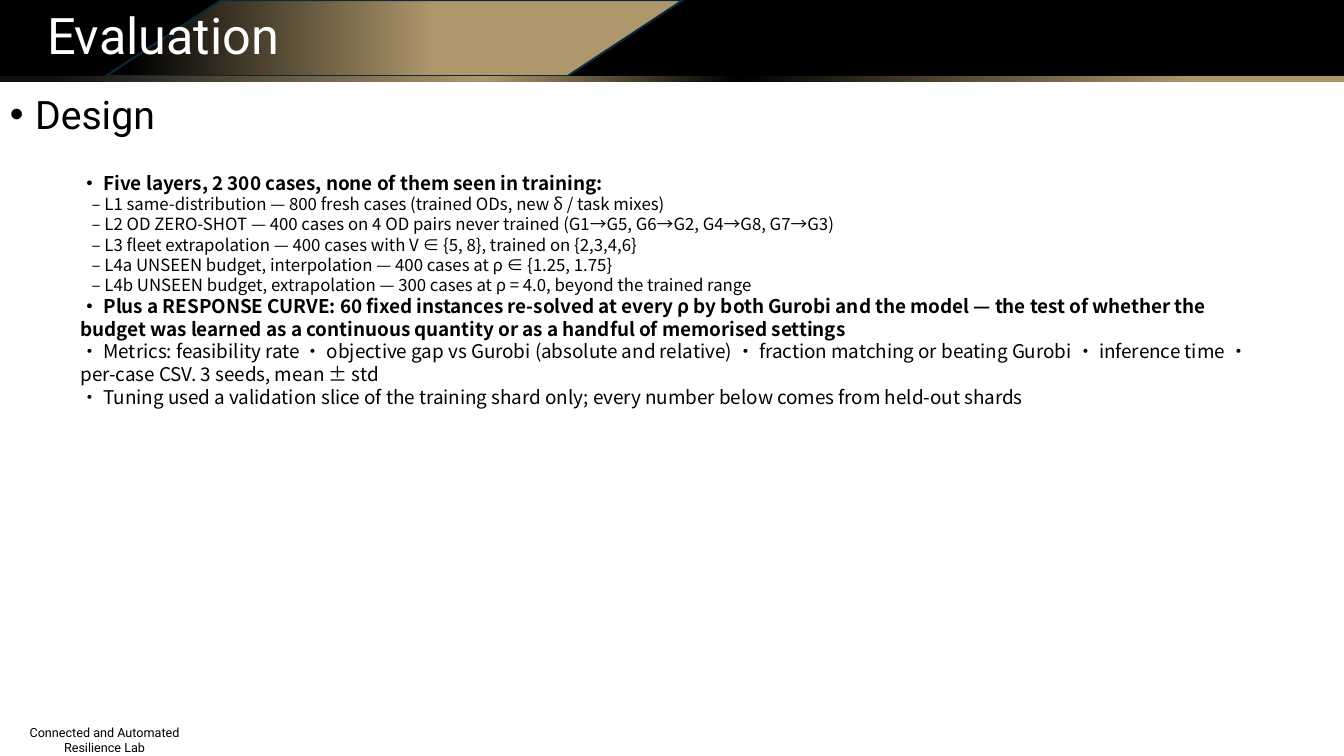
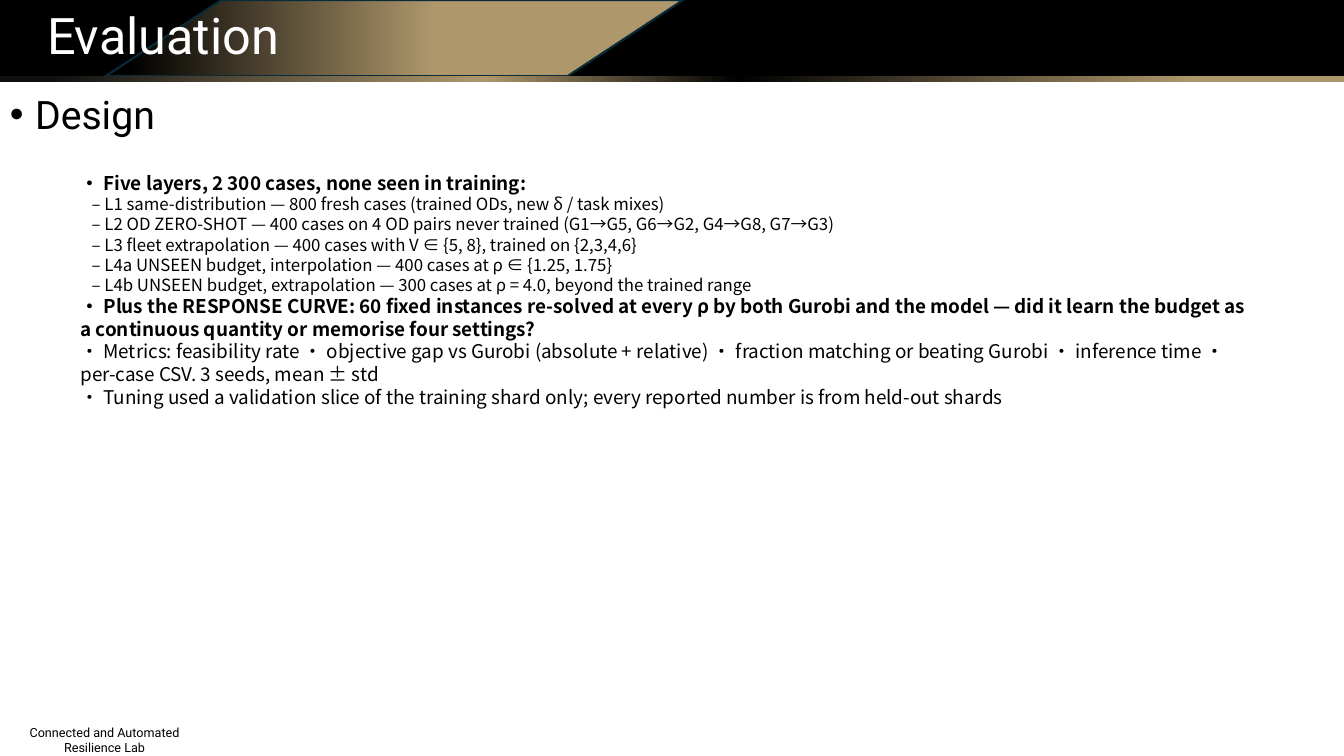
Before and after one commit to Dylan-Wyl10/RoboSense, a slide deck: slide 18 of experiments/20260804-budget-conditioning/ppt/sensing_routing_method_and_results.pptx (slide 12 before the commit). Drawn at 1344x756 pixels with LibreOffice and Linux fonts; fonts in the diff are those of the drawing; background and template pictures are left out. Boxes give left, top, right and bottom in pixels: in the first picture for what was removed or moved away, otherwise in the second. Text is boxed around its words. In the diff, an @@ line names an element or a change of style, - is before the commit and + after.

Commit message:
deck v2 (21 slides): budget-assignment algorithm slide, before/after objectives, rigorous alpha-switch proofs (rendered equations), literature matrix+takeaway, split training/generation pipelines, native editable architecture diagrams (elbow connectors)

```diff
--- a/experiments/20260804-budget-conditioning/ppt/sensing_routing_method_and_results.pptx
+++ b/experiments/20260804-budget-conditioning/ppt/sensing_routing_method_and_results.pptx
@@ text at bbox=[103, 174, 527, 195]: text changed @@
-• Five layers, 2 300 cases, none of them seen in training:
+• Five layers, 2 300 cases, none seen in training:
@@ text at bbox=[80, 294, 1244, 409]: text changed @@
-• Plus a RESPONSE CURVE: 60 fixed instances re-solved at every ρ by both Gurobi and the model — the test of whether the budget was learned as a continuous quantity or as a handful of memorised settings
-• Metrics: feasibility rate · objective gap vs Gurobi (absolute and relative) · fraction matching or beating Gurobi · inference time · per-case CSV. 3 seeds, mean ± std
-• Tuning used a validation slice of the training shard only; every number below comes from held-out shards
+• Plus the RESPONSE CURVE: 60 fixed instances re-solved at every ρ by both Gurobi and the model — did it learn the budget as a continuous quantity or memorise four settings?
+• Metrics: feasibility rate · objective gap vs Gurobi (absolute + relative) · fraction matching or beating Gurobi · inference time · per-case CSV. 3 seeds, mean ± std
+• Tuning used a validation slice of the training shard only; every reported number is from held-out shards
```
Also in this commit, not shown: 5 other slides changed, 11 slides added, 5 slides removed, 13 other files.
